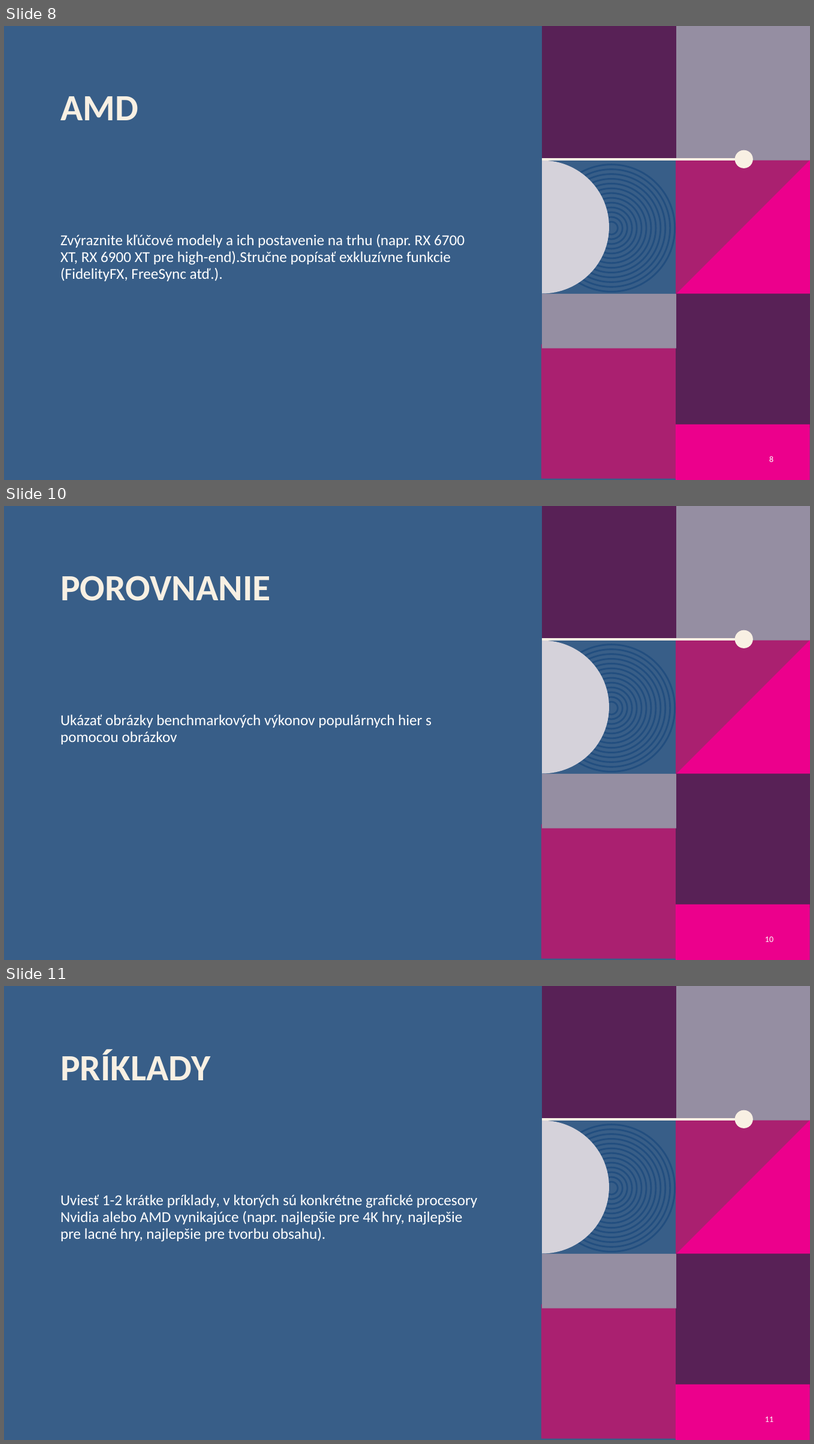
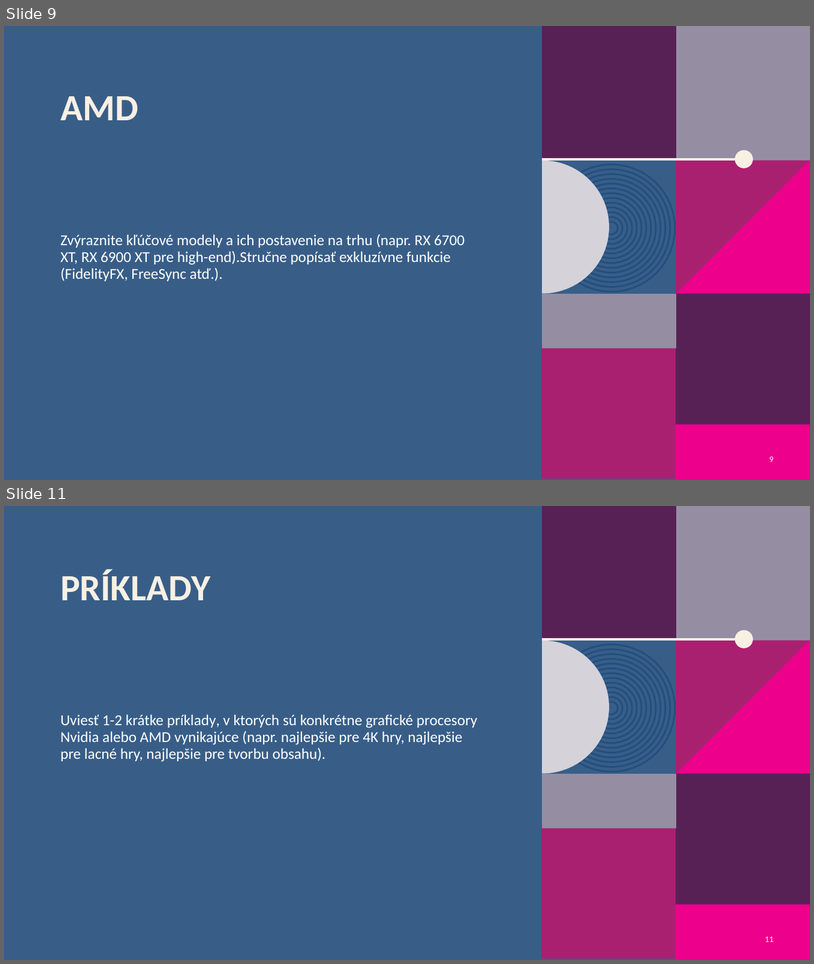
Before and after one commit to JetamAdzak/Rocnikova-praca, a slide deck: ROCNIKOVA_GPU_PREZ.pptx. Shown one above the other, each under a label of ours: slides 8, 10 and 11 before the commit, slides 9 and 11 after it; the slides between them are not shown. The pictures are 814x1444 and 814x964 pixels, drawn with LibreOffice and Linux fonts; fonts in the diff are those of the drawing; background and template pictures are left out. Boxes give left, top, right and bottom in pixels: in the first picture for what was removed or moved away, otherwise in the second. Text is boxed around its words. In the diff, an @@ line names an element or a change of style, - is before the commit and + after.

```diff
--- a/ROCNIKOVA_GPU_PREZ.pptx
+++ b/ROCNIKOVA_GPU_PREZ.pptx
@@ slide 10 removed at (4,506,810,960), background #385E88; not listed: 24 template elements that a slide beside it also shows @@
@@ title removed at (60,576,270,601) @@
-POROVNANIE
@@ text removed at (60,714,432,744) @@
-Ukázať obrázky benchmarkových výkonov populárnych hier s pomocou obrázkov
@@ page number removed at (765,936,774,942) @@
-10
@@ what was slide 8 is now slide 9 @@
@@ page number at (770,456,774,462): text changed @@
-8
+9
```
Also in this commit, not shown: 2 slides changed, 3 slides added, 2 other slides removed, 1 other file.
